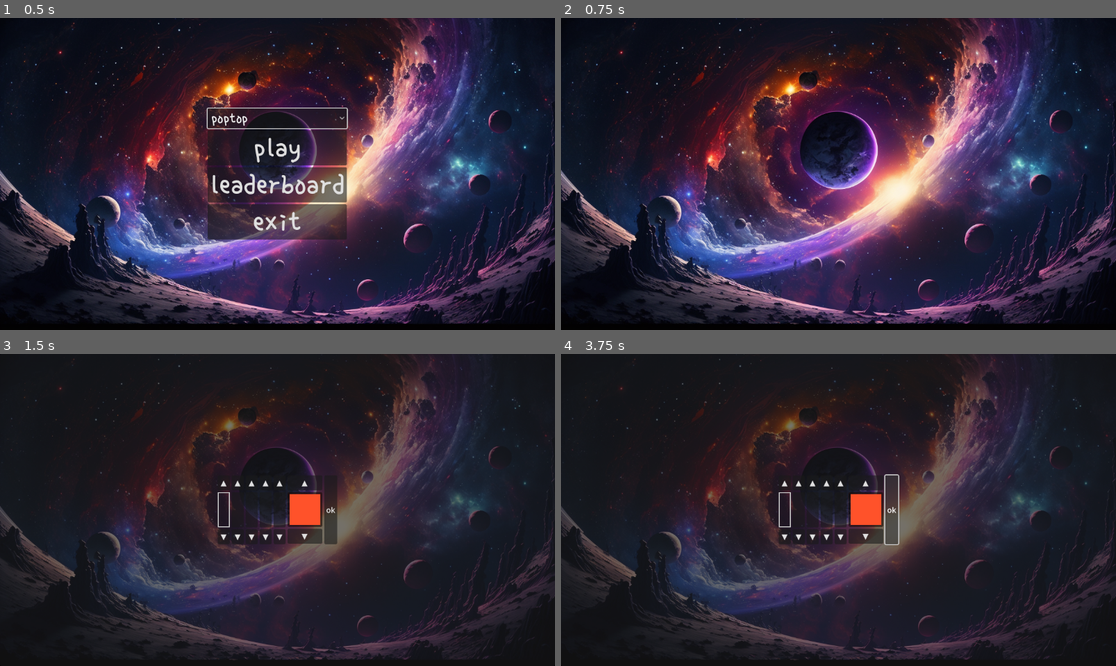
Above: before the commit, frames 1-4 (two rows, left to right).
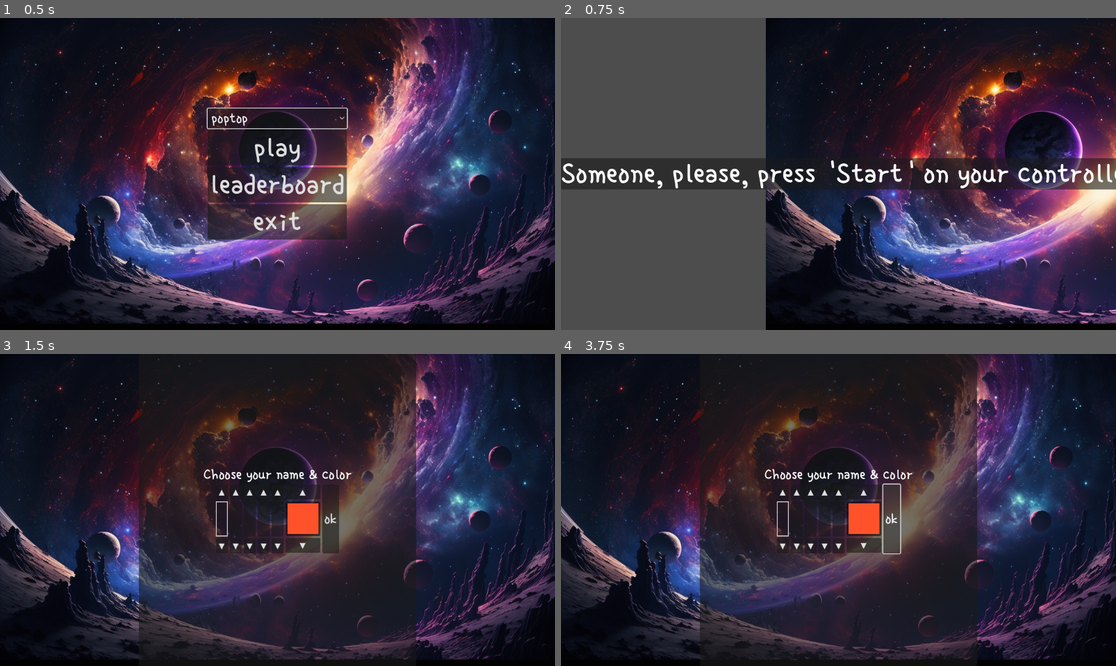
Above: after the commit, the same moments.

Repository: KraftJrIvo/Gamies
Game: Godot game, scene res://main.tscn
Two runs of this game, one before a commit and one after it. Both use one fixed random seed, a clock stepped at 60 frames per second and the inputs below.
Inputs:
- Up to frame 1 (0.5 s): no input
- Up to frame 2 (0.75 s): click "play" at 0.5 s
- Up to frame 3 (1.5 s): tap Enter (start_kb) at 1.25 s; hold Enter (start_kb) from 1.28 s (still down)
- Up to frame 4 (3.75 s): release Enter (start_kb) at 2 s; click "▲" at 2 s; click "▼" at 2.75 s; click "ok" at 3.5 s

Frame 1 is identical in both runs. In frame 2, 83% of the frame differs, in the area x 0-100%, y 0-100%; in frame 3, 15%; in frame 4, 15%.

Commit message:
snake game done + important fixes

Diff:
--- a/game_panel.tscn
+++ b/game_panel.tscn
@@ -14,7 +14,6 @@
 alignment = 1
 
 [node name="top_status" type="Label" parent="vbox"]
-visible = false
 layout_mode = 2
 theme = ExtResource("2_caws8")
 horizontal_alignment = 1
--- a/games/poptop/game.gd
+++ b/games/poptop/game.gd
@@ -1,4 +1,7 @@
 extends Node
+
+var max_size: Vector2i
+var offset: Vector2i
 
 signal game_finished
 
--- a/games/snake/game.gd
+++ b/games/snake/game.gd
@@ -1,19 +1,175 @@
-extends Node
+class_name SnakeGame
+extends PanelContainer
+
+var player_color: Color
+var max_size: Vector2i
+var keyboard = true
+var controller_idx = 0
+var score = 0
 
 signal game_finished
-
-var score = 0
 signal score_changed
 
-var keyboard = true
-var controller_idx = 0
+const TEX_H = preload("res://games/snake/H.png")
+const TEX_He = preload("res://games/snake/He.png")
+const TEX_Hd = preload("res://games/snake/Hd.png")
+const TEX_I = preload("res://games/snake/I.png")
+const TEX_T = preload("res://games/snake/T.png")
+const TEX_L = preload("res://games/snake/L.png")
 
-func input(_event: String, _strength: float):
-	pass
+const FOOD_1 = preload("res://games/snake/a1.png")
+const FOOD_2 = preload("res://games/snake/a2.png")
+const FOOD_3 = preload("res://games/snake/a3.png")
+
+var field_side
+var field_size = 16
+var mov_per_sec = 2
+var cur_mov_per_sec = mov_per_sec
+var cur_dir = Vector2i(1, 0)
+var since_last_mov = 0
+var parts = [Vector2i(6, 8), Vector2i(7, 8), Vector2i(8, 8), Vector2i(9, 8), Vector2i(10, 8)]
+var sprites = []
+var food = [[Vector2i(7, 7), 0]]
+var food_sprites = []
+var changed_dir = false
+var eating = false
+var food_eaten = 0
+var dead = false
+var sprint = false
+
+func input(event: String, strength: float):
+	if event == "accept":
+		sprint = strength > 0
+	var new_dir = Vector2i.ZERO
+	if not changed_dir:
+		if event == "left" and strength > 0.5 and cur_dir.x != 1:
+			new_dir += Vector2i(-1, 0)
+		if event == "right" and strength > 0.5 and cur_dir.x != -1:
+			new_dir += Vector2i(1, 0)
+		if event == "up" and strength > 0.5 and cur_dir.y != 1:
+			new_dir += Vector2i(0, -1)
+			new_dir.x = 0
+		if event == "down" and strength > 0.5 and cur_dir.y != -1:
+			new_dir += Vector2i(0, 1)
+			new_dir.x = 0
+		if new_dir.length() > 0:
+			changed_dir = true
+			cur_dir = new_dir
 
 func _ready():
 	score = 0
 	score_changed.emit()
+	#$canvas.size = max_size
+	field_side = min(max_size.x, max_size.y)
+	$bg.scale = Vector2.ONE * field_side
+	$bg.position.x += (max_size.x - field_side) / 2
+	$sprites.position = $bg.position
+	sync_snake_sprites()
+	sync_food_sprites()
 
-func process(_game_time: float, _delta: float):
-	pass
+func process(_game_time: float, delta: float):
+	since_last_mov += delta
+	cur_mov_per_sec = mov_per_sec + (mov_per_sec if sprint else 0)
+	if since_last_mov > (1.0 / float(cur_mov_per_sec)):
+		move()
+		check_dead()
+		if not dead:
+			check_eat()
+			spawn_food()
+		sync_snake_sprites()
+		since_last_mov = 0
+		if eating:
+			mov_per_sec = max(mov_per_sec, floor(sqrt(food_eaten)))
+
+func move():
+	if not eating:
+		parts.pop_front()
+	parts.push_back(parts.back() + cur_dir)
+	for i in range(parts.size()):
+		parts[i].x = (parts[i].x + field_size) % field_size
+		parts[i].y = (parts[i].y + field_size) % field_size
+	changed_dir = false
+
+func rot_from_dir(dir: Vector2i):
+	if dir.x != 0:
+		return PI * (1 - dir.x) / 2
+	else:
+		return PI / 2 * dir.y
+
+func sync_snake_sprites():
+	while parts.size() > sprites.size():
+		var s = Sprite2D.new()
+		s.modulate = player_color
+
+		$sprites.add_child(s)
+		sprites.push_back(s)
+	var cell_sz = float(field_side) / float(field_size)
+	for i in range(parts.size()):
+
+		sprites[i].position = (Vector2(parts[i].x, parts[i].y) + Vector2.ONE * 0.5) * cell_sz
+		sprites[i].scale = Vector2.ONE * cell_sz / 512
+		sprites[i].rotation = 0
+		if i == parts.size() - 1:
+			sprites[i].texture = TEX_Hd if dead else TEX_He if eating else TEX_H
+			sprites[i].rotation = rot_from_dir(cur_dir)
+		elif i == 0:
+			sprites[i].texture = TEX_T
+			sprites[i].rotation = rot_from_dir(parts[1] - parts[0])
+		else:
+			var prvdir = parts[i - 1] - parts[i]
+			prvdir = Vector2i(-prvdir.x/abs(prvdir.x) if abs(prvdir.x) > 1 else prvdir.x, -prvdir.y/abs(prvdir.y) if abs(prvdir.y) > 1 else prvdir.y)
+			var nxtdir = parts[i + 1] - parts[i]
+			nxtdir = Vector2i(-nxtdir.x/abs(nxtdir.x) if abs(nxtdir.x) > 1 else nxtdir.x, -nxtdir.y/abs(nxtdir.y) if abs(nxtdir.y) > 1 else nxtdir.y)
+			if prvdir.y == nxtdir.y:
+				sprites[i].texture = TEX_I
+			elif prvdir.x == nxtdir.x:
+				sprites[i].texture = TEX_I
+				sprites[i].rotation = PI / 2
+			else:
+				sprites[i].texture = TEX_L
+				if prvdir.x > 0 or nxtdir.x > 0 :
+					sprites[i].rotation = PI / 2 + (((nxtdir.y if prvdir.x > 0 else prvdir.y) - 1) / 2) * PI / 2
+				else:
+					sprites[i].rotation = -PI / 2 + (((nxtdir.y if prvdir.x < 0 else prvdir.y) + 1) / 2) * -PI / 2
+
+func sync_food_sprites():
+	var cell_sz = float(field_side) / float(field_size)
+	while food.size() > food_sprites.size():
+		var s = Sprite2D.new()
+		s.scale = Vector2.ONE * cell_sz / 512
+		$sprites.add_child(s)
+		food_sprites.push_back(s)
+	for i in range(food.size()):
+		food_sprites[i].texture = FOOD_1 if (food[i][1] == 0) else FOOD_2 if (food[i][1] == 1) else FOOD_3
+		food_sprites[i].position = (Vector2(food[i][0].x, food[i][0].y) + Vector2.ONE * 0.5) * cell_sz
+
+func check_eat():
+	var eaten = []
+	eating = false
+	for i in range(food.size()):
+		if parts.back() == food[i][0]:
+			score += 1
+			food_eaten += 1
+			score_changed.emit()
+			eating = true
+			eaten.push_back(i)
+	if eaten.size() > 0:
+		var new_food = []
+		for i in range(food.size()):
+			if eaten.find(i) == -1:
+				new_food.push_back(food[i])
+		food = new_food
+
+func check_dead():
+	for i in range(parts.size() - 1):
+		if parts.back() == parts[i]:
+			game_finished.emit()
+			dead = true
+
+func spawn_food():
+	if food.size() == 0:
+		var tilexy = Vector2i(randi_range(0, field_size - 1), randi_range(0, field_size - 1))
+		while parts.find(tilexy) != -1:
+			tilexy = Vector2i(randi_range(0, field_size - 1), randi_range(0, field_size - 1))
+		food.push_back([tilexy, randi_range(0, 2)])
+		sync_food_sprites()
--- a/games/snake/game.tscn
+++ b/games/snake/game.tscn
@@ -2,5 +2,11 @@
 
 [ext_resource type="Script" path="res://games/snake/game.gd" id="1_wyf6i"]
 
-[node name="game" type="Node2D"]
+[node name="game" type="PanelContainer"]
 script = ExtResource("1_wyf6i")
+
+[node name="bg" type="Polygon2D" parent="."]
+color = Color(0.980392, 0.960784, 0.858824, 1)
+polygon = PackedVector2Array(0, 0, 1, 0, 1, 1, 0, 1)
+
+[node name="sprites" type="Node2D" parent="."]
--- a/games/test/game.gd
+++ b/games/test/game.gd
@@ -1,4 +1,7 @@
 extends Node
+
+var max_size: Vector2i
+var offset: Vector2i
 
 signal game_finished
 
--- a/games/tetris/game.gd
+++ b/games/tetris/game.gd
@@ -1,4 +1,7 @@
 extends Node
+
+var max_size: Vector2i
+var offset: Vector2i
 
 signal game_finished
 
--- a/main.tscn
+++ b/main.tscn
@@ -86,6 +86,17 @@
 layout_mode = 2
 script = ExtResource("6_44www")
 
+[node name="center" type="CenterContainer" parent="topleft/menu/game_panels"]
+layout_mode = 2
+
+[node name="panel" type="PanelContainer" parent="topleft/menu/game_panels/center"]
+layout_mode = 2
+
+[node name="notice" type="Label" parent="topleft/menu/game_panels/center/panel"]
+layout_mode = 2
+theme = ExtResource("4_hhm3g")
+text = "Someone, please, press 'Start' on your controller, or 'Enter' if you're on keboard"
+
 [connection signal="item_selected" from="topleft/menu/main_menu/game_select" to="topleft/menu" method="_on_game_select_item_selected"]
 [connection signal="pressed" from="topleft/menu/main_menu/play" to="topleft/menu" method="_on_play_pressed"]
 [connection signal="pressed" from="topleft/menu/main_menu/leaderboard" to="topleft/menu" method="_on_leaderboard_pressed"]
--- a/project.godot
+++ b/project.godot
@@ -21,6 +21,7 @@
 
 [display]
 
+window/size/mode=3
 window/size/resizable=false
 
 [input]
--- a/src/game_panel.gd
+++ b/src/game_panel.gd
@@ -14,6 +14,7 @@
 	$vbox/name_input.keyboard = keyboard
 	$vbox/name_input.controller_idx = controller_idx
 	$vbox/name_input.focus()
+	$vbox/top_status.text = "Choose your name & color"
 	player_ready.connect(get_parent()._player_ready)
 
 func get_action_suffix():
@@ -42,14 +43,18 @@
 	g.keyboard = keyboard
 	g.score_changed.connect(_score_changed)
 	g.game_finished.connect(_game_finished)
+	g.max_size = Vector2i(int(size.x), int(size.y - $vbox/top_status.size.y))
+
+	g.player_color = $vbox/top_status.modulate
 	game = g
 	$vbox.add_child(g)
 
 func input(event: String, strength: float):
-	game.input(event, strength)
+	if game and not finished:
+		game.input(event, strength)
 
 func process(game_time: float, delta: float):
-	if game:
+	if game and not finished:
 		game.process(game_time, delta)
 
 func _score_changed():
@@ -62,6 +67,5 @@
 		var score = game.score
 		var nom = $vbox/name_input.get_name_()
 		get_parent().game_finished(nom, score)
-		var won = get_parent().all_finished
-		$vbox.remove_child(game)
-		$vbox/top_status.text = nom + " " + ("WON" if won else "LOST") + "! score: " + str(score)
+		#$vbox.remove_child(game)
+		$vbox/top_status.text = nom + " FINISHED with score: " + str(score)
--- a/src/game_panels.gd
+++ b/src/game_panels.gd
@@ -1,6 +1,8 @@
 extends HBoxContainer
 
 const GAME_PANEL = preload("res://game_panel.tscn")
+
+const START_DELAY = 0.25
 
 signal all_players_ready
 
@@ -11,14 +13,19 @@
 
 var time = 0
 
+func _ready():
+	$center.size = get_viewport_rect().size
+
 func _reset():
 	for ch in get_children():
-		remove_child(ch)
+		if ch != $center:
+			remove_child(ch)
 	kb_added = false
 	panels = [null, null, null, null, null]
 	all_ready = false
 	all_finished = false
 	time = 0
+	$center.visible = true
 
 func _input(event):
 	if visible:
@@ -27,7 +34,7 @@
 			visible = false
 			get_parent().get_node("main_menu").visible = true
 			get_parent().get_node("main_menu").get_node("game_select").grab_focus()
-		if get_children().size() == 0 or (not all_ready):
+		if get_children().size() == 1 or (not all_ready):
 			var start = false
 			var idx = -1
 			for i in range(4):
@@ -45,11 +52,13 @@
 				game_panel.controller_idx = idx
 				all_players_ready.connect(game_panel.start)
 				add_child(game_panel)
+				$center.visible = false
 				panels[4 if idx == -1 else idx] = game_panel
 				for g in get_children():
-					g.resize()
+					if g != $center:
+						g.resize()
 		else:
-			if time > 1:
+			if time > START_DELAY:
 				var strength = 0
 				for action in InputMap.get_actions():
 					if InputMap.event_is_action(event, action):
@@ -69,13 +78,14 @@
 
 func _player_ready():
 	var chs = get_children()
-	if chs.size() == 0:
+	if chs.size() == 1:
 		return false
 	var all = true
 	for ch in chs:
-		if not ch.player_ready_:
-			all = false
-			break
+		if ch != $center:
+			if not ch.player_ready_:
+				all = false
+				break
 	if all:
 		all_ready = true
 		all_players_ready.emit()
@@ -84,13 +94,14 @@
 	if all_ready:
 		time += delta
 	for ch in get_children():
-		ch.process(time, delta)
+		if ch != $center:
+			ch.process(time, delta)
 
 func game_finished(nom: String, score: int):
 	get_parent().get_node("leaderboard").add_result_and_save(nom, score)
 	var all = true
 	for ch in get_children():
-		if not ch.finished:
-			all = false
-			break
+		if ch != $center:
+
+				break
 	all_finished = all
--- a/src/leaderboard.gd
+++ b/src/leaderboard.gd
@@ -34,7 +34,7 @@
 
 func _init_():
 	for i in range(length):
-		add_result(DEF_NAME, DEF_SCOR)
+		add_result(DEF_NAME, DEF_SCOR, true)
 	_save()
 
 func _load():
@@ -45,7 +45,7 @@
 		var splt = line.split(FILE_SEP)
 		var nom = splt[0]
 		var score = int(splt[1])
-		add_result(nom, score)
+		add_result(nom, score, true)
 
 func _update_lines():
 	for child in names.get_children():
@@ -87,7 +87,9 @@
 	while results.size() > length:
 		results.pop_back()
 
-func add_result(nom: String, score: int):
+func add_result(nom: String, score: int, noload = false):
+	if results.size() == 0 and not noload:
+		_try_to_load()
 	for r in results:
 		if r[0] == nom and r[1] == score and r[0] != DEF_NAME and r[1] != DEF_SCOR:
 			return
--- a/src/name_input.gd
+++ b/src/name_input.gd
@@ -3,6 +3,7 @@
 
 signal done
 
+const THEME4OK = preload("res://res/theme_smaller.tres")
 const LETTER = preload("res://letter_input.tscn")
 const COLOR = preload("res://color_input.tscn")
 
@@ -48,6 +49,7 @@
 	add_child(COLOR.instantiate())
 	var b = Button.new()
 	b.text = "ok"
+	b.theme = THEME4OK
 	add_child(b)
 
 func _get_action_suffix():
@@ -56,6 +58,8 @@
 	return str(controller_idx)
 
 func focus():
+	if not focused:
+		_try_to_load(-1 if keyboard else controller_idx)
 	focused = true
 	var chs = get_children()
 	for ch in chs:
@@ -68,7 +72,6 @@
 			chs[focus_idx].focus()
 		else:
 			chs[focus_idx]["theme_override_styles/normal"] = ThemeDB.fallback_stylebox.duplicate()
-	_try_to_load(-1 if keyboard else controller_idx)
 
 func unfocus():
 	focused = false
Binary file changed: games/snake/H.png
Binary file added: games/snake/Hd.png
Not shown, added: games/snake/Hd.png.import
Binary file changed: games/snake/He.png
Binary file changed: games/snake/I.png
Binary file changed: games/snake/T.png
